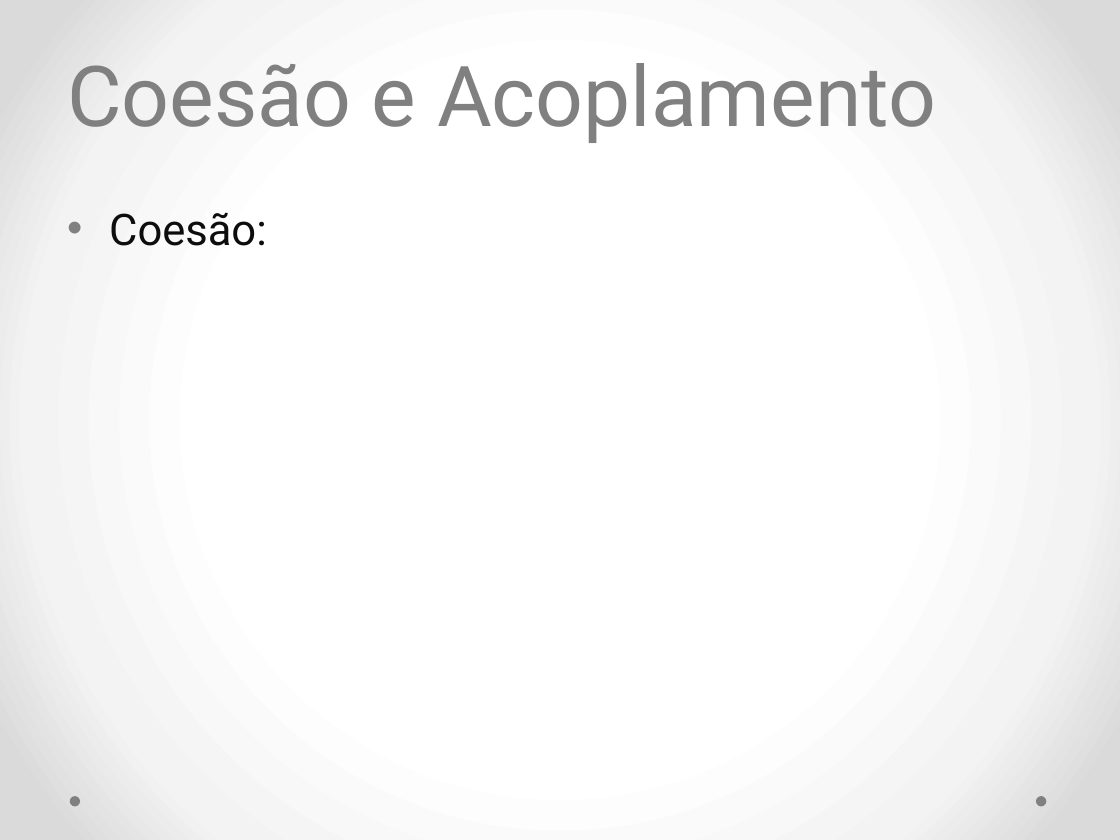
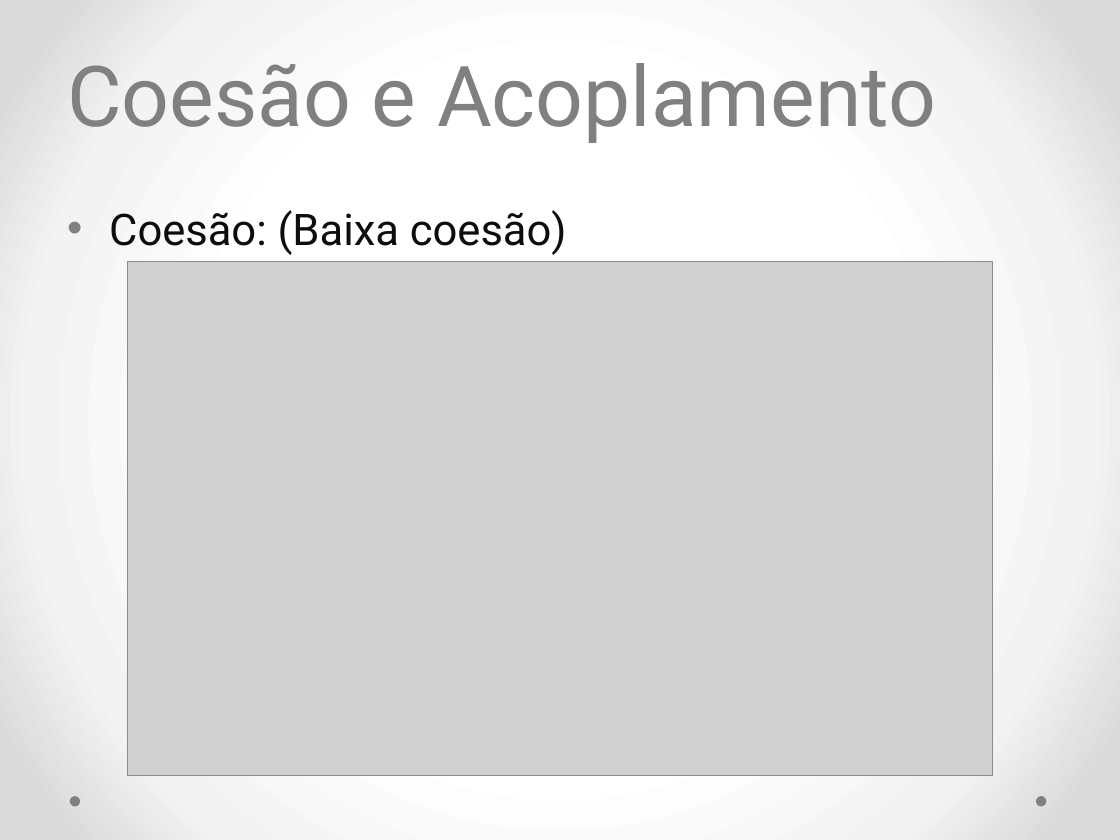
Before and after one commit to diogosm/cetam-lpoo-1, a slide deck: slide 39 of slides/aula 2.pptx (slide 25 before the commit). Drawn at 1120x840 pixels with LibreOffice and Linux fonts; fonts in the diff are those of the drawing; grey boxes stand for pictures. Boxes give left, top, right and bottom in pixels: in the first picture for what was removed or moved away, otherwise in the second. Text is boxed around its words. In the diff, an @@ line names an element or a change of style, - is before the commit and + after.

```diff
--- a/slides/aula 2.pptx
+++ b/slides/aula 2.pptx
@@ text at bbox=[109, 210, 567, 255]: text changed @@
-• Coesão:
+• Coesão: (Baixa coesão)
@@ picture added at bbox=[128, 261, 992, 775] @@
```
Also in this commit, not shown: 3 other slides changed, 18 slides added, 1 other file.
